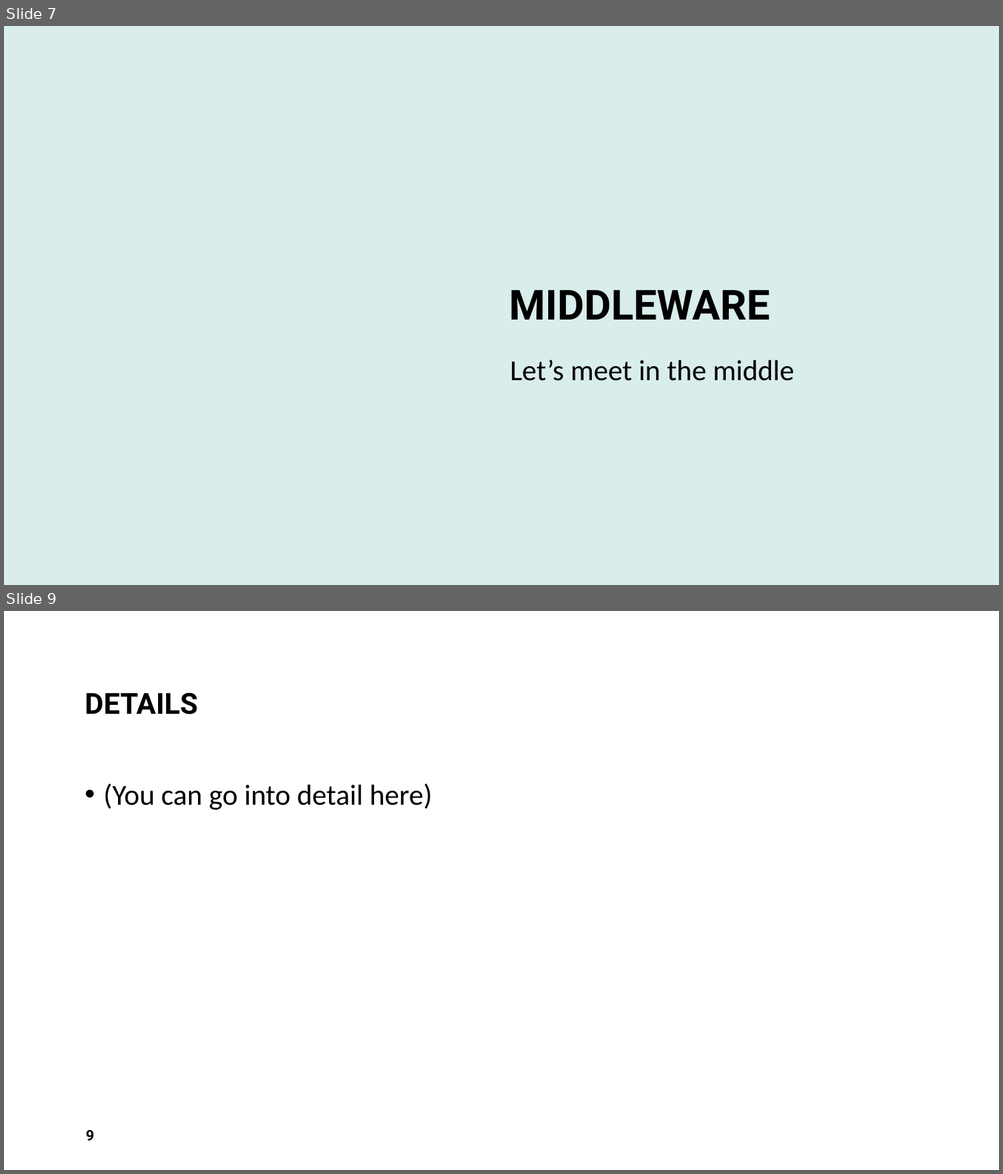
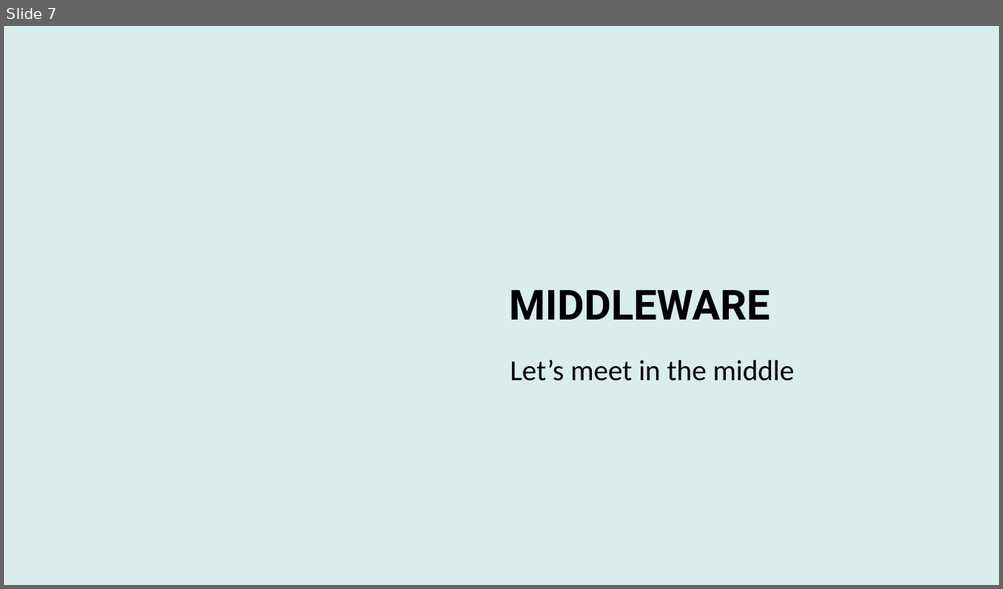
Before and after one commit to ebecke2024/Jungle, a slide deck: Jungle_Presentation.pptx. Shown one above the other, each under a label of ours: slides 7 and 9 before the commit, slide 7 after it; the slides between them are not shown. The pictures are 1003x1174 and 1003x589 pixels, drawn with LibreOffice and Linux fonts; fonts in the diff are those of the drawing; background and template pictures are left out. Boxes give left, top, right and bottom in pixels: in the first picture for what was removed or moved away, otherwise in the second. Text is boxed around its words. In the diff, an @@ line names an element or a change of style, - is before the commit and + after.

```diff
--- a/Jungle_Presentation.pptx
+++ b/Jungle_Presentation.pptx
@@ slide 9 removed at (x1=4, y1=611, x2=999, y2=1170), background #FFFFFF @@
@@ title removed at (x1=85, y1=692, x2=198, y2=715) @@
-DETAILS
@@ text removed at (x1=103, y1=783, x2=432, y2=810) @@
-• (You can go into detail here)
@@ page number removed at (x1=86, y1=1130, x2=94, y2=1141) @@
-9
```
Also in this commit, not shown: 3 slides changed, 3 slides added, 4 other slides removed, 12 other files.
